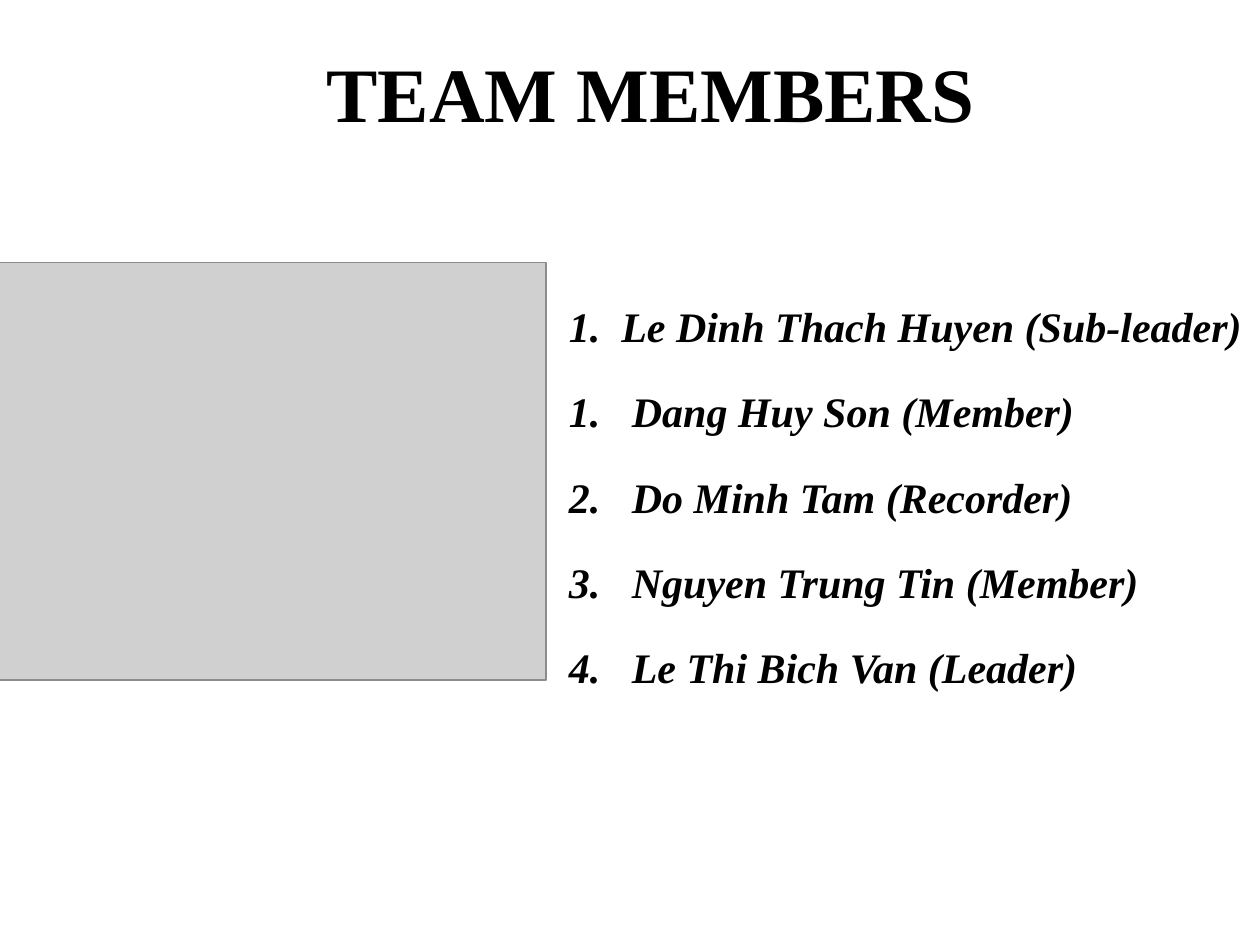
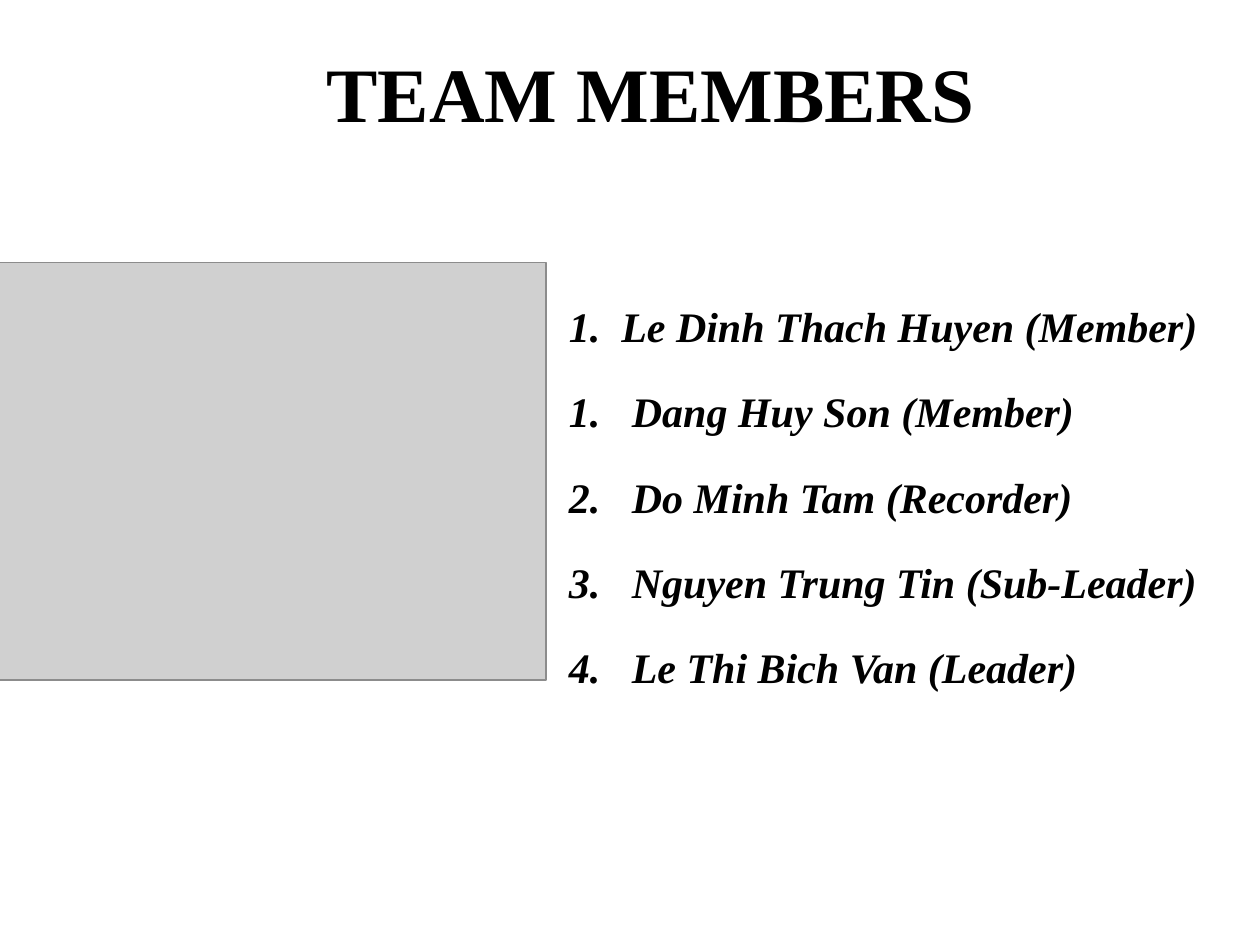
Before and after one commit to T138384/vlu-k15t1-team11, a slide deck: slide 2 of SMA - Software Measurement & Analysis/Assignment-05/K15T1-Team11-Team Assignment5/K15T1-Team11-Team Assignment5.ppt. Drawn at 1260x945 pixels with LibreOffice and Linux fonts; fonts in the diff are those of the drawing; grey boxes stand for pictures; background and template pictures are left out. Boxes give left, top, right and bottom in pixels: in the first picture for what was removed or moved away, otherwise in the second. Text is boxed around its words. In the diff, an @@ line names an element or a change of style, - is before the commit and + after.

```diff
--- a/SMA - Software Measurement & Analysis/Assignment-05/K15T1-Team11-Team Assignment5/K15T1-Team11-Team Assignment5.ppt
+++ b/SMA - Software Measurement & Analysis/Assignment-05/K15T1-Team11-Team Assignment5/K15T1-Team11-Team Assignment5.ppt
@@ text at bbox=[569, 313, 1198, 351]: text changed @@
-1. Le Dinh Thach Huyen (Sub-leader)
+1. Le Dinh Thach Huyen (Member)
@@ text at bbox=[632, 569, 1197, 607]: text changed @@
-3. Nguyen Trung Tin (Member)
+3. Nguyen Trung Tin (Sub-Leader)
```
